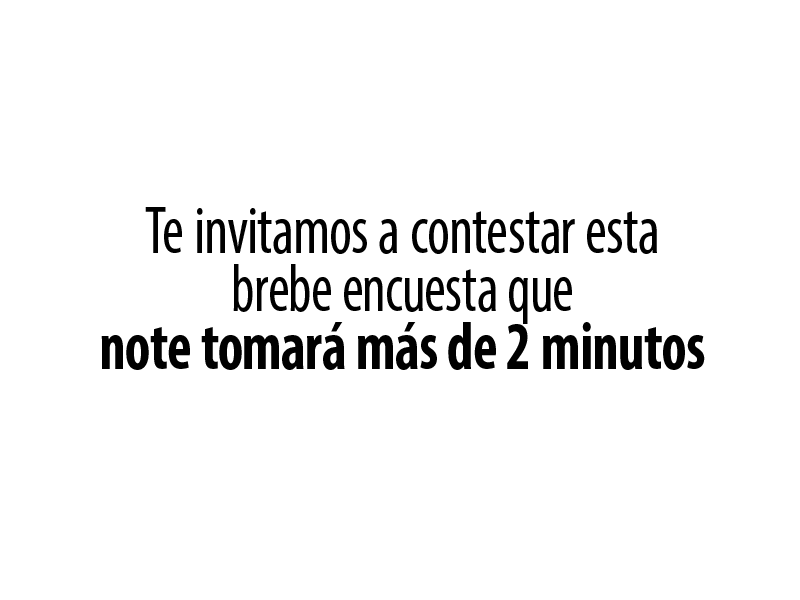
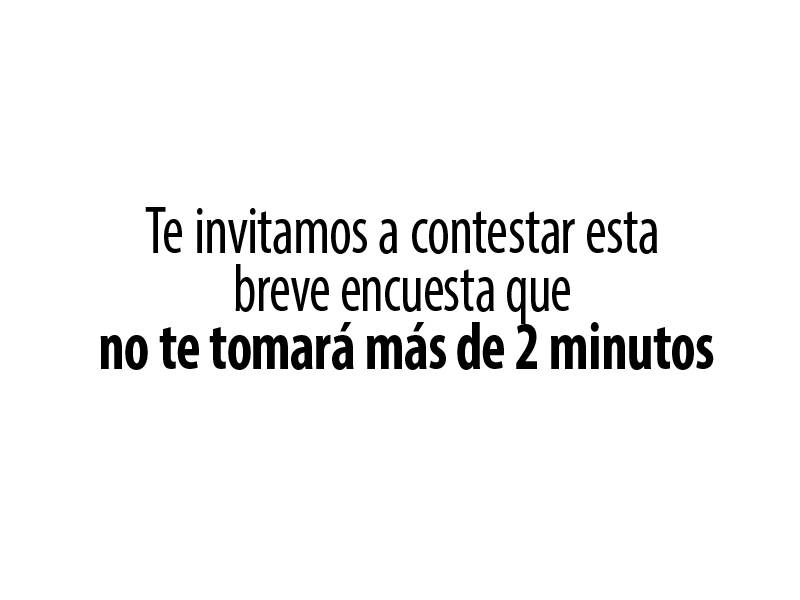
Before/after of a 800px x 600px layered artwork. What changed in the layer stack:
renamed "Te invitamos a contestar esta brebe encuesta que note tomará má" to "Te invitamos a contestar esta breve encuesta que no te tomará m", painted on it over [100, 264, 714, 370]
